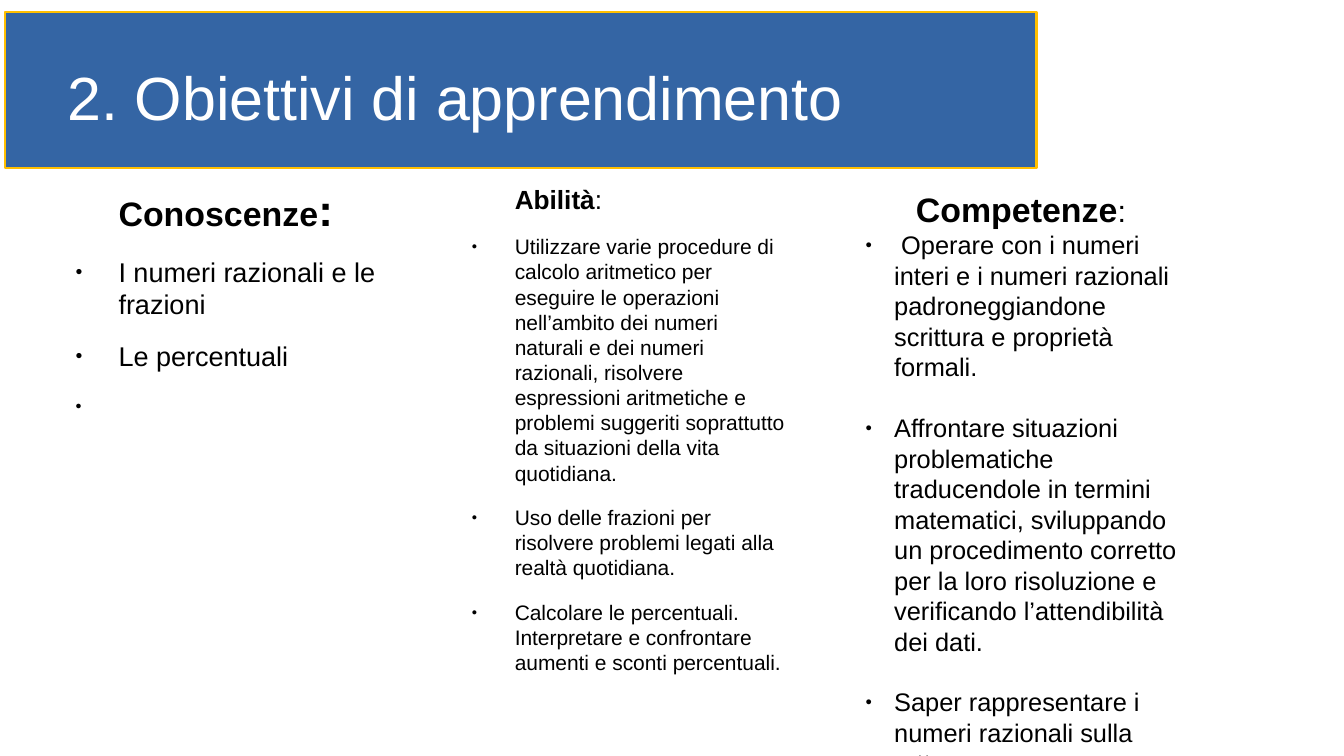
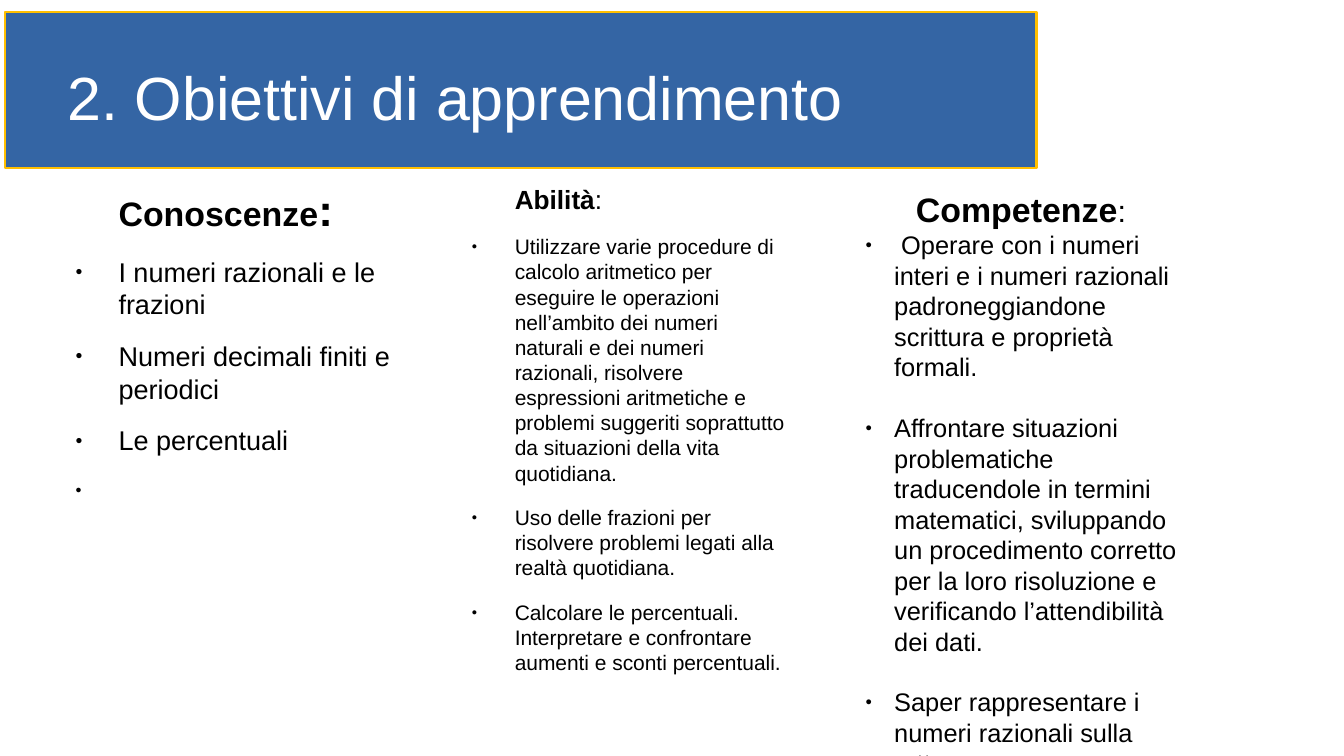
Before and after one commit to gioretikto/gioretikto.github.io, a slide deck: slide 6 of orale.odp. Drawn at 1344x756 pixels with LibreOffice and Linux fonts; fonts in the diff are those of the drawing. Boxes give left, top, right and bottom in pixels: in the first picture for what was removed or moved away, otherwise in the second. Text is boxed around its words. In the diff, an @@ line names an element or a change of style, - is before the commit and + after.

```diff
--- a/orale.odp
+++ b/orale.odp
@@ text at [119, 346, 390, 404]: paragraph added @@
+● Numeri decimali finiti e periodici
```
Also in this commit, not shown: 4 other slides changed, 9 slides added, 2 slides removed.
